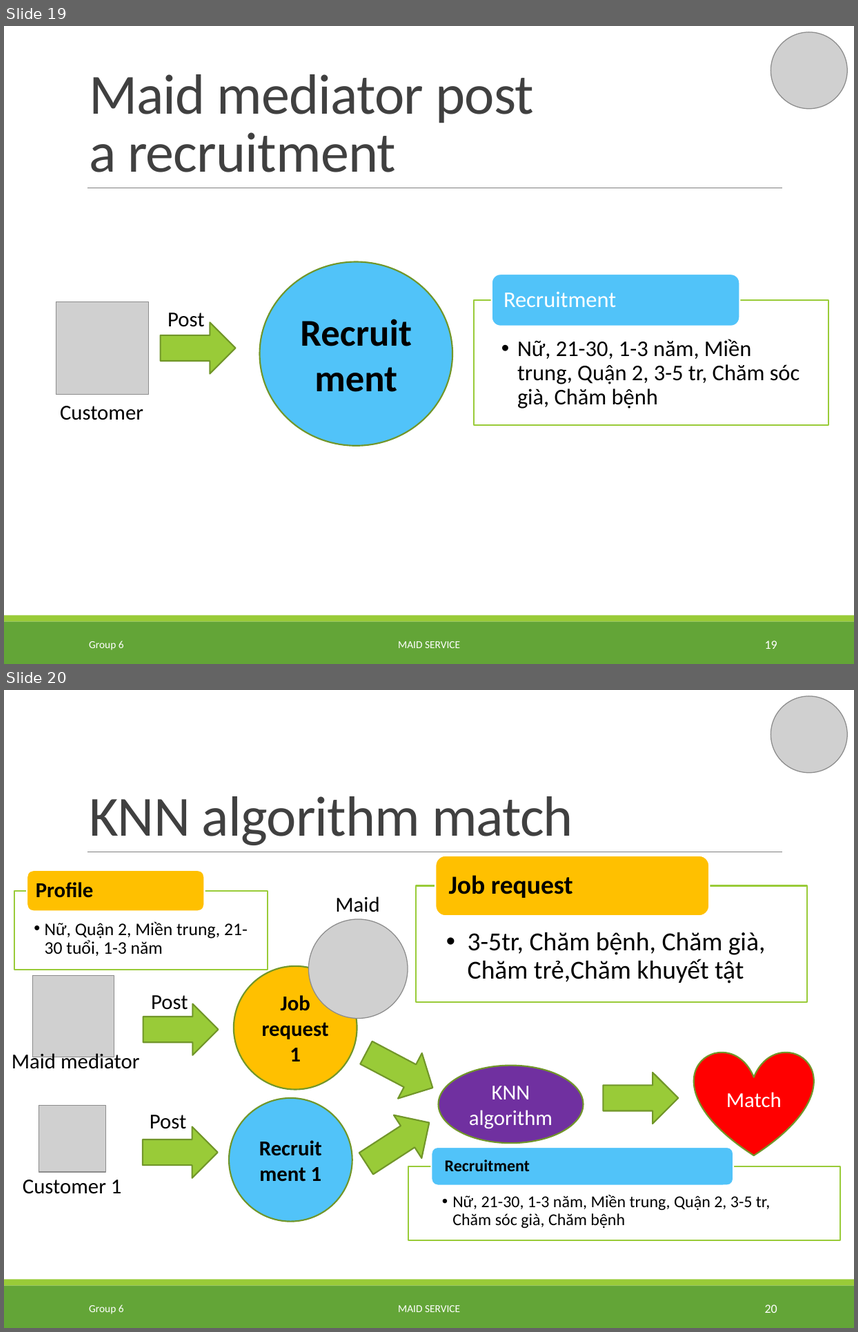
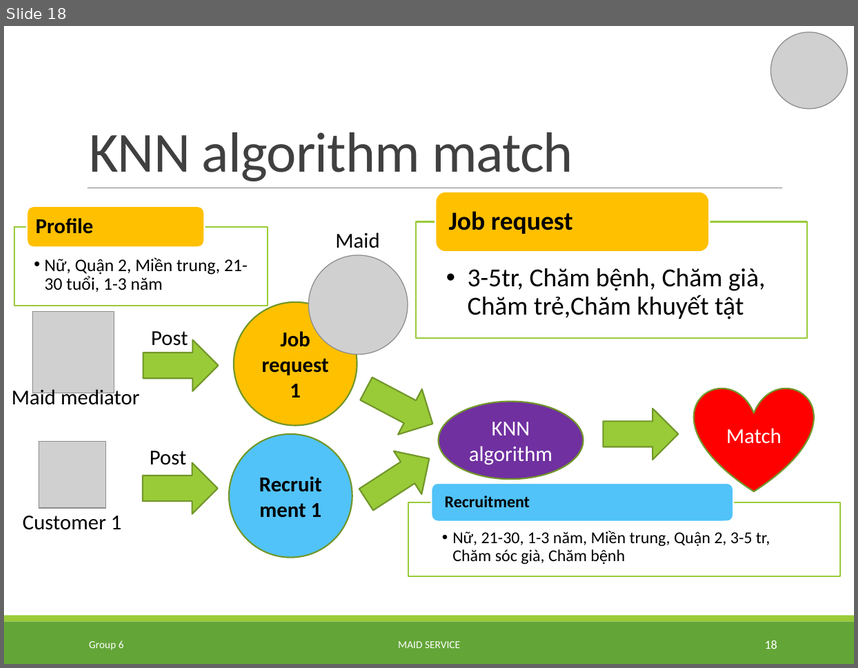
Before and after one commit to TuanBT/ms-website, a slide deck: Presentation/MS_Slide.pptx. Shown one above the other, each under a label of ours: slides 19 and 20 before the commit, slide 18 after it. The pictures are 858x1332 and 858x668 pixels, drawn with LibreOffice and Linux fonts; fonts in the diff are those of the drawing; grey boxes stand for pictures. Boxes give left, top, right and bottom in pixels: in the first picture for what was removed or moved away, otherwise in the second. Text is boxed around its words. In the diff, an @@ line names an element or a change of style, - is before the commit and + after.

```diff
--- a/Presentation/MS_Slide.pptx
+++ b/Presentation/MS_Slide.pptx
@@ slide 19 removed at <box>4,26,854,664</box>, background #FFFFFF; not listed: 3 template elements that a slide beside it also shows @@
@@ picture removed at <box>771,32,847,109</box> @@
@@ title removed at <box>89,74,533,172</box> @@
-Maid mediator post
-a recruitment
@@ ellipse removed at <box>260,261,452,445</box> @@
-Recruitment
@@ group removed at <box>474,274,829,425</box>: 2 texts, 1 rectangle, 1 rounded rectangle @@
-  •• Nữ, 21-30, 1-3 năm, Miền trung, Quận 2, 3-5 tr, Chăm sóc già, Chăm bệnh
-Recruitment
@@ picture removed at <box>56,301,148,394</box> @@
@@ text removed at <box>168,312,204,327</box> @@
-Post
@@ right arrow removed at <box>161,322,235,373</box> @@
@@ text removed at <box>60,405,143,420</box> @@
-Customer
@@ text removed at <box>89,640,124,650</box> @@
-Group 6
@@ text removed at <box>398,641,460,648</box> @@
-MAID SERVICE
@@ page number removed at <box>765,640,777,648</box> @@
-19
@@ what was slide 20 is now slide 18 @@
@@ page number at <box>765,640,777,648</box>: text changed @@
-20
+18
```
Also in this commit, not shown: 2 slides changed, 1 other slide removed.
